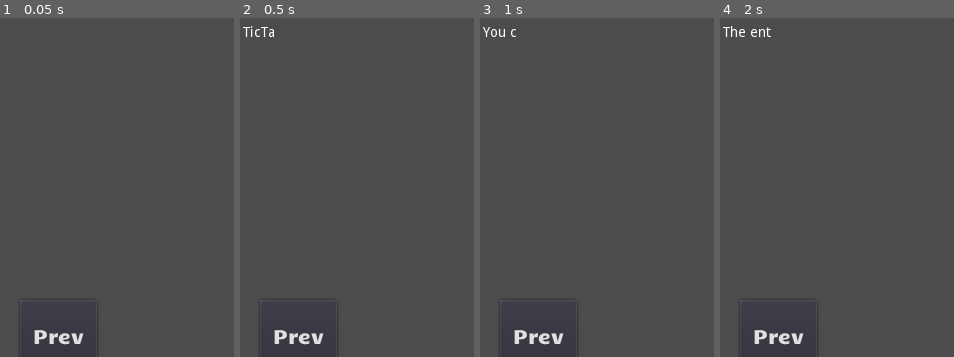
Above: before the commit, frames 1-4 (left to right).
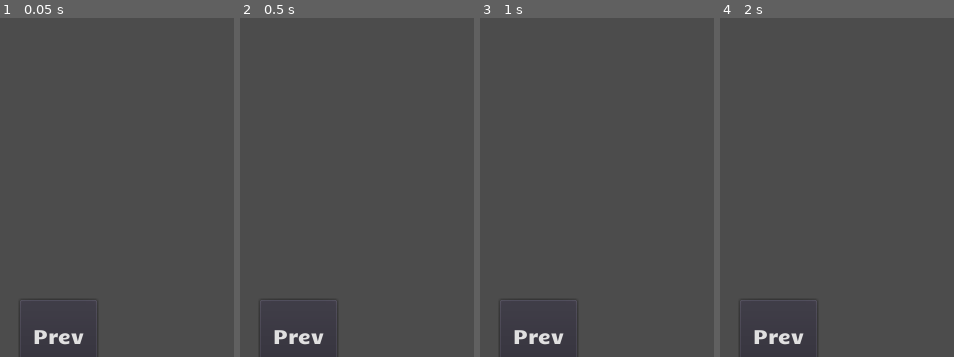
Above: after the commit, the same moments.

Repository: edd34/TicTacToe_Godot
Game: Godot game, scene res://Scenes/About.tscn
Same seed, same stepped clock (60 frames per second), same inputs: the game is played once before the commit and once after it. This scene is started directly instead of the project's main scene.
Inputs:
- Up to frame 1 (0.05 s): no input
- Up to frame 2 (0.5 s): no input
- Up to frame 3 (1 s): click "Next" at 0.5 s
- Up to frame 4 (2 s): click "Next" at 1.25 s
The pictures show only the part of the screen within x 0-50%, y 46-96%; the shares and areas given below are measured in that part.

Frame 1 is identical in both runs. In frame 2, 0.2% of the frame differs, in the area x 1-15%, y 2-6%; in frame 3, 0.2%; in frame 4, 0.2%, in the area x 1-22%, y 2-6%.

Commit message:
remove node 'richtextlabel'

Diff:
--- a/Scenes/About.tscn
+++ b/Scenes/About.tscn
@@ -1,8 +1,7 @@
-[gd_scene load_steps=6 format=2]
+[gd_scene load_steps=5 format=2]
 
 [ext_resource path="res://Font/Candal.ttf" type="DynamicFontData" id=1]
 [ext_resource path="res://Scripts/Menu/MainMenuButton.gd" type="Script" id=2]
-[ext_resource path="res://Scripts/Menu/HelpManager.gd" type="Script" id=3]
 
 [sub_resource type="DynamicFont" id=1]
 
@@ -129,32 +128,6 @@
 "_edit_group_": true
 }
 
-[node name="RichTextLabel" type="RichTextLabel" parent="Body" index="0"]
-
-anchor_left = 0.0
-anchor_top = 0.0
-anchor_right = 1.0
-anchor_bottom = 1.0
-rect_pivot_offset = Vector2( 0, 0 )
-rect_clip_content = true
-mouse_filter = 0
-mouse_default_cursor_shape = 0
-size_flags_horizontal = 1
-size_flags_vertical = 1
-bbcode_enabled = true
-bbcode_text = ""
-visible_characters = -1
-percent_visible = 1.0
-meta_underlined = true
-tab_size = 4
-text = ""
-scroll_active = true
-scroll_following = false
-selection_enabled = false
-override_selected_font_color = false
-script = ExtResource( 3 )
-_sections_unfolded = [ "Anchor", "BBCode", "Focus", "Grow Direction", "Hint", "Margin", "Material", "Rect", "Size Flags", "Visibility", "custom_colors", "custom_constants", "custom_fonts" ]
-
 [node name="Footer" type="Container" parent="." index="3"]
 
 anchor_left = 0.0
@@ -233,9 +206,3 @@
 autostart = true
 
 [connection signal="pressed" from="Header/MainMenu" to="Header/MainMenu" method="_on_MainMenu_pressed"]
-
-[connection signal="pressed" from="Footer/Next" to="Body/RichTextLabel" method="_on_Next_pressed"]
-
-[connection signal="pressed" from="Footer/Previous" to="Body/RichTextLabel" method="_on_Previous_pressed"]
-
-[connection signal="timeout" from="Timer" to="Body/RichTextLabel" method="_on_Timer_timeout"]
